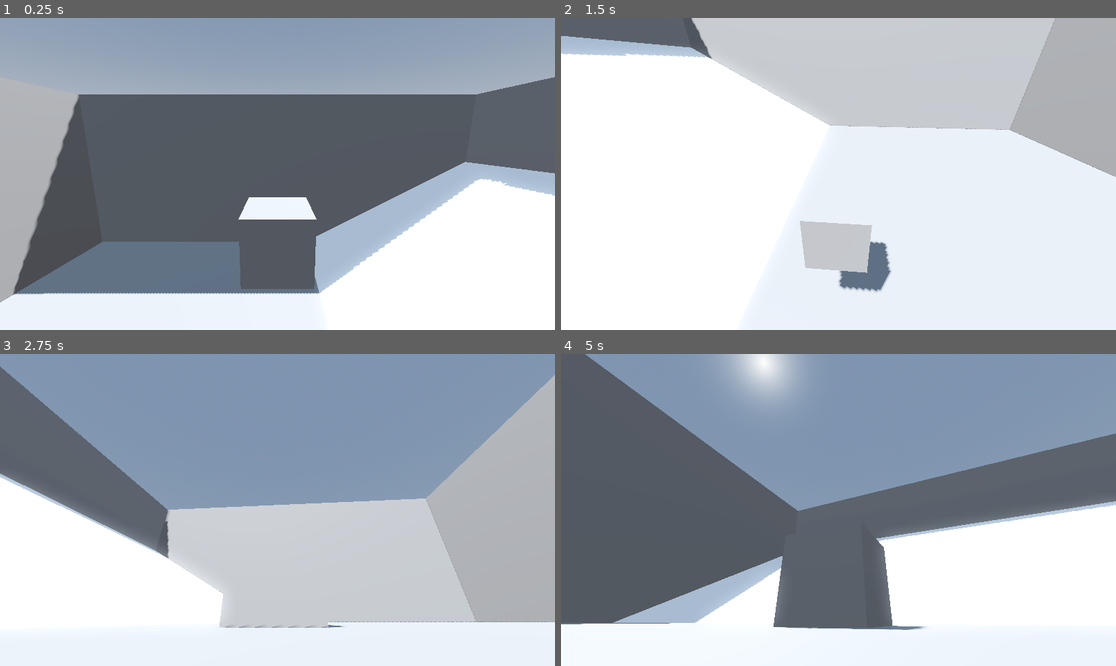
Above: before the commit, frames 1-4 (two rows, left to right).
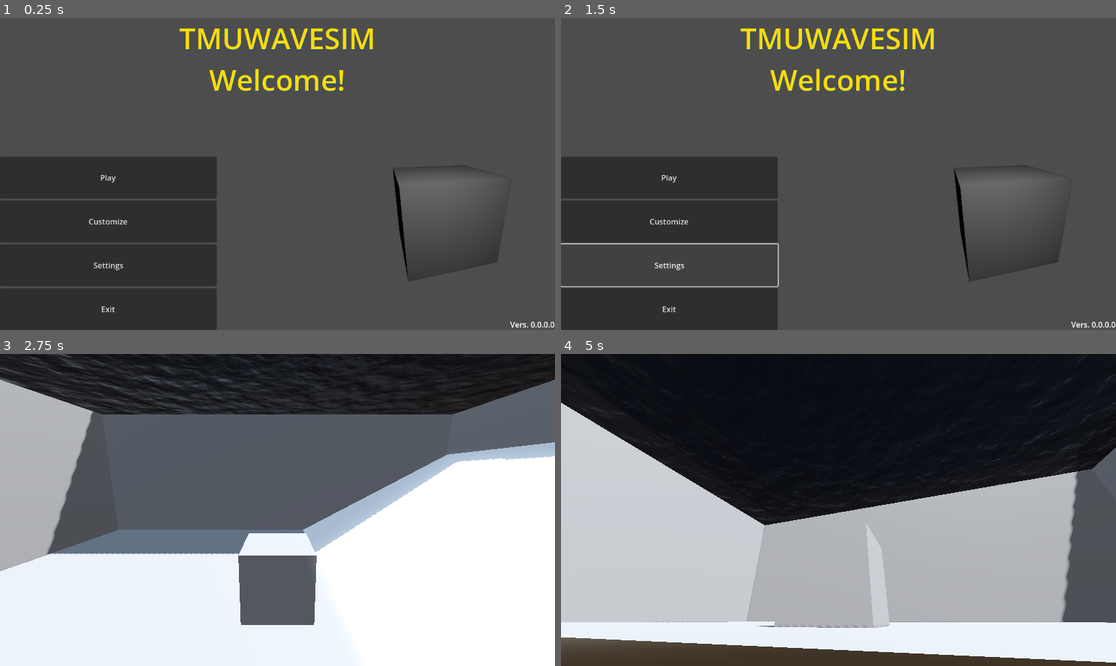
Above: after the commit, the same moments.

Repository: josevab1/TMUWaveSim
Game: Godot game, scene res://GUI/main menu/main_menu.tscn
Same seed, same stepped clock (60 frames per second), same inputs: the game is played once before the commit and once after it. Before the commit the project starts from res://environments/pool.tscn.
Inputs (mouse positions are in pixels of both pictures, inside the frame that each line leads up to):
- Up to frame 1 (0.25 s): no input
- Up to frame 2 (1.5 s): click (672, 220) at 0.5 s, where only the run after the commit has a clickable "Customize"; click (672, 264) at 1.25 s, where only the run after the commit has a clickable "Settings"
- Up to frame 3 (2.75 s): click (111, 513) at 2 s, where only the run after the commit has a clickable "Play"
- Up to frame 4 (5 s): move the mouse to (866, 510) at 2.77 s; hold E (ui_up) from 2.78 s (still down); move the mouse to (810, 510) at 3.52 s; move the mouse to (849, 503) at 4.27 s

The runs differ from the first frame. In frame 1, 76% of the frame differs, in the area x 0-100%, y 0-100%; in frame 2, 100%; in frame 3, 75%; in frame 4, 91%.

Commit message:
Added Menu and Pause Menu, still WIP

Diff:
--- /dev/null
+++ b/GUI/main menu/main_menu.gd
@@ -0,0 +1,32 @@
+extends CanvasLayer
+
+# Called when the node enters the scene tree for the first time.
+func _ready():
+
+# ROV Rotating Code
+	var animation_player = $"Main Menu/SubViewportContainer/SubViewport/ROV_placeholder/ROV_model/AnimationPlayer"
+	if animation_player:
+		animation_player.play("ROV_spinning")
+
+		var animation = animation_player.get_animation("ROV_spinning")
+		if animation:
+			animation.loop_mode = animation.LOOP_LINEAR
+
+
+# Called every frame. 'delta' is the elapsed time since the previous frame.
+func _process(delta: float) -> void:
+	pass
+
+func _on_play_pressed() -> void:
+	get_tree().change_scene_to_file("res://environments/pool.tscn")
+	# maybe can turn to another gui where player can decide levels
+	# and when pressed specific level, player goes to that specific scene.
+
+func _on_customize_pressed() -> void: # Customize ROV
+	pass # Replace with function body.
+
+func _on_options_pressed() -> void: # maybe have some controls or something idk, adjust 'voltage'
+	pass # Replace with function body.
+
+func _on_exit_pressed() -> void:
+	get_tree().quit()
--- /dev/null
+++ b/GUI/main menu/main_menu.tscn
@@ -0,0 +1,156 @@
+[gd_scene load_steps=7 format=3 uid="uid://kj7ax1uhyktx"]
+
+[ext_resource type="Script" path="res://GUI/main menu/main_menu.gd" id="1_n1ris"]
+[ext_resource type="Theme" uid="uid://b1wf6ymwsms5p" path="res://GUI/main menu/main_menu_theme.tres" id="2_oo6j4"]
+
+[sub_resource type="BoxMesh" id="BoxMesh_fjcap"]
+
+[sub_resource type="Animation" id="Animation_o6iqm"]
+length = 5.0
+tracks/0/type = "value"
+tracks/0/imported = false
+tracks/0/enabled = true
+tracks/0/path = NodePath(".:rotation")
+tracks/0/interp = 1
+tracks/0/loop_wrap = true
+tracks/0/keys = {
+"times": PackedFloat32Array(0, 0.001, 5),
+"transitions": PackedFloat32Array(1, 1, 1),
+"update": 0,
+"values": [Vector3(0, 0, 0), Vector3(0, 0, 0), Vector3(0, 6.28319, 0)]
+}
+
+[sub_resource type="Animation" id="Animation_m5k2n"]
+resource_name = "ROV_spinning"
+length = 5.0
+tracks/0/type = "value"
+tracks/0/imported = false
+tracks/0/enabled = true
+tracks/0/path = NodePath(".:rotation")
+tracks/0/interp = 1
+tracks/0/loop_wrap = true
+tracks/0/keys = {
+"times": PackedFloat32Array(0, 5),
+"transitions": PackedFloat32Array(1, 1),
+"update": 0,
+"values": [Vector3(0, 0, 0), Vector3(0, 6.28319, 0)]
+}
+
+[sub_resource type="AnimationLibrary" id="AnimationLibrary_o636c"]
+_data = {
+"RESET": SubResource("Animation_o6iqm"),
+"ROV_spinning": SubResource("Animation_m5k2n")
+}
+
+[node name="CanvasLayer" type="CanvasLayer"]
+script = ExtResource("1_n1ris")
+
+[node name="Main Menu" type="Control" parent="."]
+layout_mode = 3
+anchors_preset = 15
+anchor_right = 1.0
+anchor_bottom = 1.0
+grow_horizontal = 2
+grow_vertical = 2
+size_flags_horizontal = 3
+size_flags_vertical = 3
+
+[node name="VBoxContainer" type="VBoxContainer" parent="Main Menu"]
+layout_mode = 1
+anchors_preset = 2
+anchor_top = 1.0
+anchor_bottom = 1.0
+offset_top = -360.0
+offset_right = 450.0
+grow_vertical = 0
+
+[node name="Play" type="Button" parent="Main Menu/VBoxContainer"]
+layout_mode = 2
+size_flags_vertical = 3
+text = "Play
+"
+
+[node name="Customize" type="Button" parent="Main Menu/VBoxContainer"]
+layout_mode = 2
+size_flags_vertical = 3
+text = "Customize
+"
+
+[node name="Settings" type="Button" parent="Main Menu/VBoxContainer"]
+layout_mode = 2
+size_flags_vertical = 3
+text = "Settings
+"
+
+[node name="Exit" type="Button" parent="Main Menu/VBoxContainer"]
+layout_mode = 2
+size_flags_vertical = 3
+text = "Exit
+"
+
+[node name="Title" type="Label" parent="Main Menu"]
+layout_mode = 1
+anchors_preset = 10
+anchor_right = 1.0
+offset_bottom = 23.0
+grow_horizontal = 2
+theme = ExtResource("2_oo6j4")
+theme_type_variation = &"HeaderLarge"
+text = "TMUWAVESIM
+Welcome!"
+horizontal_alignment = 1
+
+[node name="Version Text" type="Label" parent="Main Menu"]
+layout_mode = 1
+anchors_preset = 3
+anchor_left = 1.0
+anchor_top = 1.0
+anchor_right = 1.0
+anchor_bottom = 1.0
+offset_left = -40.0
+offset_top = -23.0
+grow_horizontal = 0
+grow_vertical = 0
+text = "Vers. 0.0.0.0"
+
+[node name="SubViewportContainer" type="SubViewportContainer" parent="Main Menu"]
+layout_mode = 1
+anchors_preset = 3
+anchor_left = 1.0
+anchor_top = 1.0
+anchor_right = 1.0
+anchor_bottom = 1.0
+offset_left = -510.0
+offset_top = -512.0
+grow_horizontal = 0
+grow_vertical = 0
+scale = Vector2(1.05441, 1.00186)
+
+[node name="SubViewport" type="SubViewport" parent="Main Menu/SubViewportContainer"]
+transparent_bg = true
+handle_input_locally = false
+size = Vector2i(510, 512)
+size_2d_override = Vector2i(200, 200)
+size_2d_override_stretch = true
+render_target_update_mode = 4
+
+[node name="Camera3D" type="Camera3D" parent="Main Menu/SubViewportContainer/SubViewport"]
+transform = Transform3D(1, 0, 0, 0, 0.925844, 0.377905, 0, -0.377905, 0.925844, -0.036112, 0.834508, 1.86387)
+
+[node name="SpotLight3D" type="SpotLight3D" parent="Main Menu/SubViewportContainer/SubViewport"]
+transform = Transform3D(1, 0, 0, 0, 0.707107, 0.707107, 0, -0.707107, 0.707107, 0, 1.5, 1.5)
+
+[node name="ROV_placeholder" type="Node3D" parent="Main Menu/SubViewportContainer/SubViewport"]
+
+[node name="ROV_model" type="MeshInstance3D" parent="Main Menu/SubViewportContainer/SubViewport/ROV_placeholder"]
+mesh = SubResource("BoxMesh_fjcap")
+
+[node name="AnimationPlayer" type="AnimationPlayer" parent="Main Menu/SubViewportContainer/SubViewport/ROV_placeholder/ROV_model"]
+libraries = {
+"": SubResource("AnimationLibrary_o636c")
+}
+
+[connection signal="pressed" from="Main Menu/VBoxContainer/Play" to="." method="_on_play_pressed"]
+[connection signal="pressed" from="Main Menu/VBoxContainer/Customize" to="." method="_on_customize_pressed"]
+[connection signal="pressed" from="Main Menu/VBoxContainer/Settings" to="." method="_on_options_pressed"]
+[connection signal="pressed" from="Main Menu/VBoxContainer/Exit" to="." method="_on_exit_pressed"]
--- /dev/null
+++ b/GUI/main menu/main_menu_theme.tres
@@ -0,0 +1,7 @@
+[gd_resource type="Theme" format=3 uid="uid://b1wf6ymwsms5p"]
+
+[resource]
+HeaderLarge/colors/font_color = Color(0.988235, 0.866667, 0.0156863, 1)
+HeaderLarge/colors/font_outline_color = Color(0.0470588, 0.305882, 0.603922, 1)
+HeaderLarge/colors/font_shadow_color = Color(0.0470588, 0.305882, 0.603922, 1)
+HeaderLarge/font_sizes/font_size = 60
--- /dev/null
+++ b/GUI/pause menu/pause_menu.gd
@@ -0,0 +1,37 @@
+extends Control
+
+func _ready():
+	visible = false
+
+func resume():
+	get_tree().paused = false
+	visible = false
+
+func pause():
+	get_tree().paused = true
+	visible = true
+
+func testEsc():
+	if Input.is_action_just_pressed("escape") and get_tree().paused == false:
+		pause() # when pressing escape and it isn't paused, then pause it
+	elif Input.is_action_just_pressed("escape") and get_tree().paused == true:
+		resume() # when pressing escape and it is paused, then resume it
+
+
+
+func _on_resume_pressed() -> void:
+	resume()
+
+func _on_restart_pressed() -> void:
+	resume()
+	get_tree().reload_current_scene()
+
+func _on_return_pressed() -> void:
+	get_tree().paused = false #if true, will have weird bug when in menu when you cannot go back to play or exit
+	get_tree().change_scene_to_file("res://GUI/main menu/main_menu.tscn")
+
+func _on_quit_pressed() -> void:
+	get_tree().quit()
+
+func _process(delta):
+	testEsc()
--- /dev/null
+++ b/GUI/pause menu/pause_menu.tscn
@@ -0,0 +1,64 @@
+[gd_scene load_steps=2 format=3 uid="uid://dcfkwh7rudli8"]
+
+[ext_resource type="Script" path="res://GUI/pause menu/pause_menu.gd" id="1_71pm5"]
+
+[node name="Pause Menu" type="Control"]
+process_mode = 3
+layout_mode = 3
+anchors_preset = 8
+anchor_left = 0.5
+anchor_top = 0.5
+anchor_right = 0.5
+anchor_bottom = 0.5
+grow_horizontal = 2
+grow_vertical = 2
+size_flags_horizontal = 6
+size_flags_vertical = 6
+script = ExtResource("1_71pm5")
+
+[node name="PanelContainer" type="PanelContainer" parent="."]
+layout_mode = 1
+anchors_preset = 8
+anchor_left = 0.5
+anchor_top = 0.5
+anchor_right = 0.5
+anchor_bottom = 0.5
+offset_left = -65.0
+offset_top = -85.5
+offset_right = 65.0
+offset_bottom = 85.5
+grow_horizontal = 2
+grow_vertical = 2
+scale = Vector2(1.38988, 1.4389)
+
+[node name="VBoxContainer" type="VBoxContainer" parent="PanelContainer"]
+layout_mode = 2
+size_flags_horizontal = 4
+size_flags_vertical = 4
+
+[node name="Resume" type="Button" parent="PanelContainer/VBoxContainer"]
+layout_mode = 2
+text = "Resume"
+
+[node name="Settings" type="Button" parent="PanelContainer/VBoxContainer"]
+layout_mode = 2
+text = "Settings"
+
+[node name="Restart" type="Button" parent="PanelContainer/VBoxContainer"]
+layout_mode = 2
+text = "Restart
+"
+
+[node name="Return" type="Button" parent="PanelContainer/VBoxContainer"]
+layout_mode = 2
+text = "Return to Menu"
+
+[node name="Quit" type="Button" parent="PanelContainer/VBoxContainer"]
+layout_mode = 2
+text = "Quit
+"
+
+[connection signal="pressed" from="PanelContainer/VBoxContainer/Resume" to="." method="_on_resume_pressed"]
+[connection signal="pressed" from="PanelContainer/VBoxContainer/Restart" to="." method="_on_restart_pressed"]
+[connection signal="pressed" from="PanelContainer/VBoxContainer/Return" to="." method="_on_return_pressed"]
+[connection signal="pressed" from="PanelContainer/VBoxContainer/Quit" to="." method="_on_quit_pressed"]
--- a/Player/player.gd
+++ b/Player/player.gd
@@ -1,4 +1,7 @@
 extends RigidBody3D
+
+# need yawing and strafing
+# need 1stpov and 3rdpov cams when moving
 
 var mouse_sens := 0.001
 var twist_input := 0.0
--- a/environments/pool.tscn
+++ b/environments/pool.tscn
@@ -1,7 +1,8 @@
-[gd_scene load_steps=10 format=3 uid="uid://bqvrtv6hda61k"]
+[gd_scene load_steps=16 format=3 uid="uid://bqvrtv6hda61k"]
 
-[ext_resource type="Material" uid="uid://dxwo62upcuc3e" path="res://materials/poolwater.tres" id="1_ms2nu"]
+[ext_resource type="Shader" path="res://shaders/poolwater.gdshader" id="1_yh2dm"]
 [ext_resource type="PackedScene" uid="uid://benljt4yfpdob" path="res://Player/player.tscn" id="2_510ny"]
+[ext_resource type="PackedScene" uid="uid://dcfkwh7rudli8" path="res://GUI/pause menu/pause_menu.tscn" id="4_87h15"]
 
 [sub_resource type="ProceduralSkyMaterial" id="ProceduralSkyMaterial_5oukk"]
 sky_horizon_color = Color(0.64625, 0.65575, 0.67075, 1)
@@ -27,9 +28,44 @@
 left_to_right = 1.1
 size = Vector3(10, 6, 25)
 
-[sub_resource type="BoxMesh" id="BoxMesh_aosb3"]
-material = ExtResource("1_ms2nu")
-size = Vector3(25, 9, 25)
+[sub_resource type="FastNoiseLite" id="FastNoiseLite_m8k0c"]
+
+[sub_resource type="NoiseTexture2D" id="NoiseTexture2D_p2kp7"]
+seamless = true
+as_normal_map = true
+noise = SubResource("FastNoiseLite_m8k0c")
+
+[sub_resource type="FastNoiseLite" id="FastNoiseLite_xb4j7"]
+
+[sub_resource type="NoiseTexture2D" id="NoiseTexture2D_fsmsv"]
+seamless = true
+as_normal_map = true
+noise = SubResource("FastNoiseLite_xb4j7")
+
+[sub_resource type="ShaderMaterial" id="ShaderMaterial_orpse"]
+render_priority = 0
+shader = ExtResource("1_yh2dm")
+shader_parameter/albedo = Color(0.298039, 0.435294, 0.760784, 0.615686)
+shader_parameter/point_size = 1.0
+shader_parameter/roughness = 1.0
+shader_parameter/metallic_texture_channel = null
+shader_parameter/specular = 0.5
+shader_parameter/metallic = 0.0
+shader_parameter/refraction = 0.05
+shader_parameter/refraction_texture_channel = null
+shader_parameter/normal_scale = 1.0
+shader_parameter/uv1_blend_sharpness = 1.0
+shader_parameter/uv1_scale = Vector3(0.1, 0.1, 0.1)
+shader_parameter/uv1_offset = Vector3(0, 0, 0)
+shader_parameter/uv2_scale = Vector3(1, 1, 1)
+shader_parameter/uv2_offset = Vector3(0, 0, 0)
+shader_parameter/texture_roughness = SubResource("NoiseTexture2D_fsmsv")
+shader_parameter/texture_normal = SubResource("NoiseTexture2D_p2kp7")
+
+[sub_resource type="BoxMesh" id="BoxMesh_8bjex"]
+material = SubResource("ShaderMaterial_orpse")
+flip_faces = true
+size = Vector3(25, 0, 25)
 
 [node name="Pool" type="Node3D"]
 
@@ -58,8 +94,10 @@
 mesh = SubResource("PrismMesh_7b46d")
 
 [node name="Pool Water Texture" type="MeshInstance3D" parent="."]
-mesh = SubResource("BoxMesh_aosb3")
+transform = Transform3D(1, 0, 0, 0, 1, 0, 0, 0, 1, 0, 4.5, 0)
+mesh = SubResource("BoxMesh_8bjex")
 
 [node name="Player" parent="." instance=ExtResource("2_510ny")]
-transform = Transform3D(1, 0, 0, 0, 1, 0, 0, 0, 1, 0, 2, -2)
 linear_damp = 3.0
+
+[node name="Pause Menu" parent="." instance=ExtResource("4_87h15")]
--- a/project.godot
+++ b/project.godot
@@ -11,7 +11,7 @@
 [application]
 
 config/name="TMUWaveSim"
-run/main_scene="res://environments/pool.tscn"
+run/main_scene="res://GUI/main menu/main_menu.tscn"
 config/features=PackedStringArray("4.3", "Forward Plus")
 config/icon="res://icon.svg"
 
@@ -55,3 +55,8 @@
 "events": [Object(InputEventKey,"resource_local_to_scene":false,"resource_name":"","device":-1,"window_id":0,"alt_press …(192 unchanged characters)…
 ]
 }
+escape={
+"deadzone": 0.5,
+"events": [Object(InputEventKey,"resource_local_to_scene":false,"resource_name":"","device":-1,"window_id":0,"alt_pressed":false,"shift_pressed":false,"ctrl_pressed":false,"meta_pressed":false,"pressed":false,"keycode":0,"physical_keycode":4194305,"key_label":0,"unicode":0,"location":0,"echo":false,"script":null)
+]
+}
